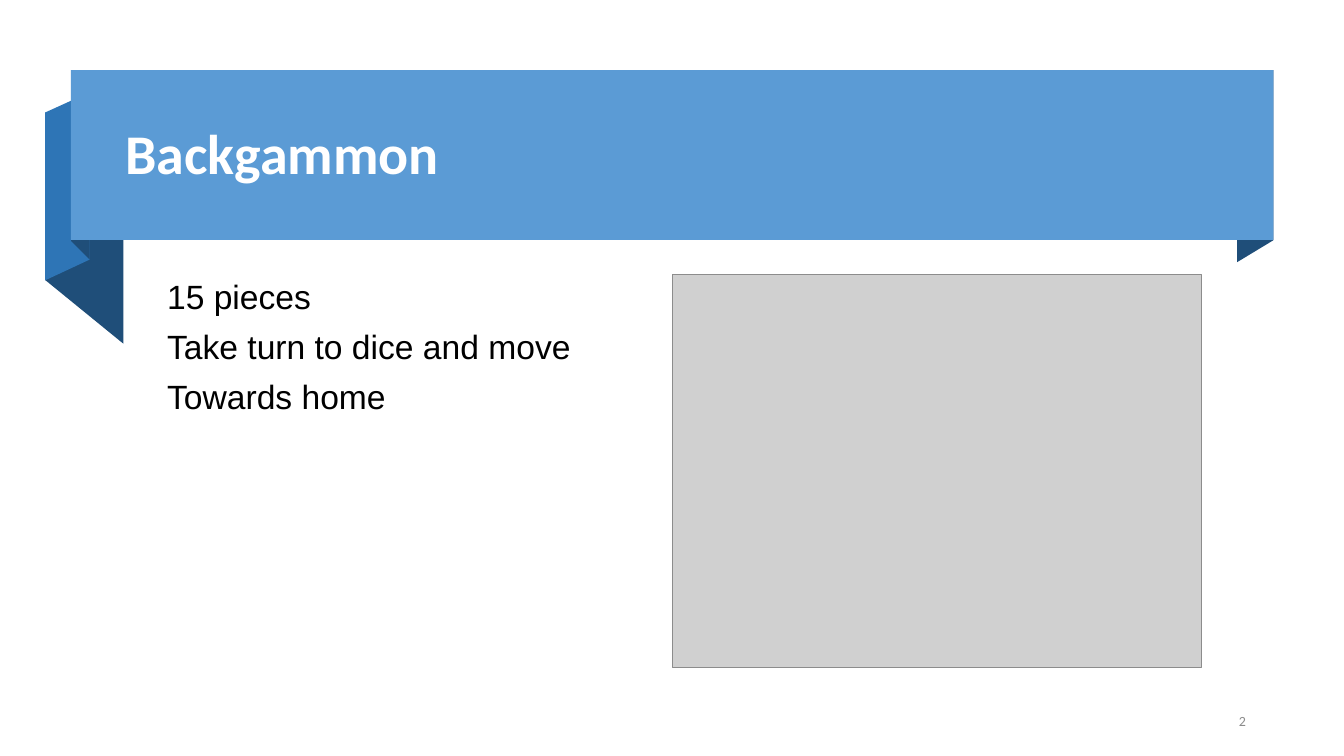
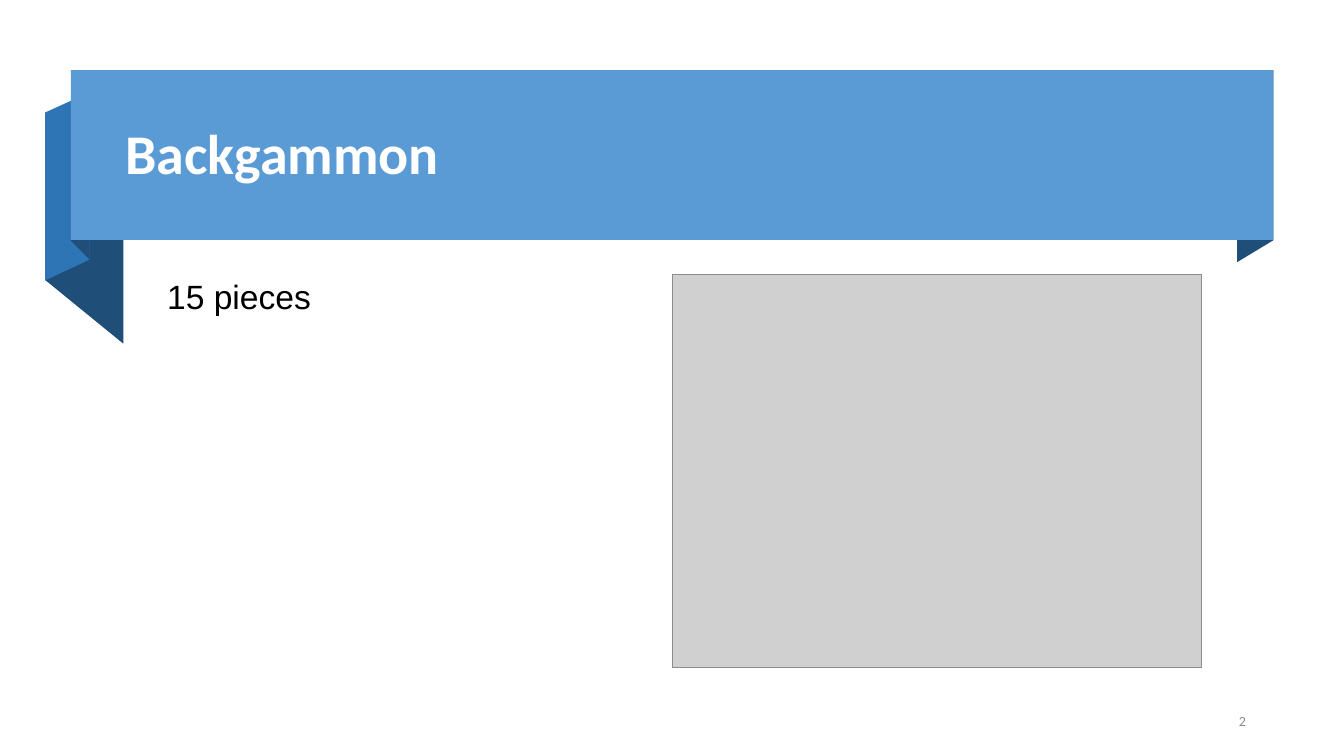
Before and after one commit to fanchuanster/uwinds, a slide deck: slide 2 of docs/8700AI/game in AI.pptx. Drawn at 1344x756 pixels with LibreOffice and Linux fonts; fonts in the diff are those of the drawing; grey boxes stand for pictures; background and template pictures are left out. Boxes give left, top, right and bottom in pixels: in the first picture for what was removed or moved away, otherwise in the second. Text is boxed around its words. In the diff, an @@ line names an element or a change of style, - is before the commit and + after.

```diff
--- a/docs/8700AI/game in AI.pptx
+++ b/docs/8700AI/game in AI.pptx
@@ text at (167,334,570,410): paragraphs removed @@
-Take turn to dice and move
-Towards home
```
Also in this commit, not shown: 4 other slides changed, 2 slides removed.
